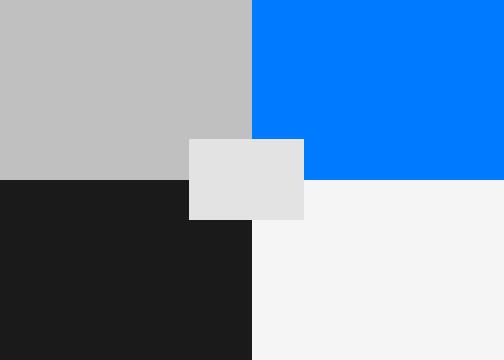
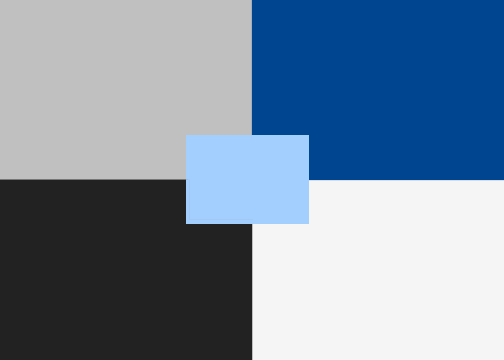
Revision of a layered 504px x 360px image; what changed, layer by layer:
painted on "Layer 0" over [0, 0, 504, 360]
